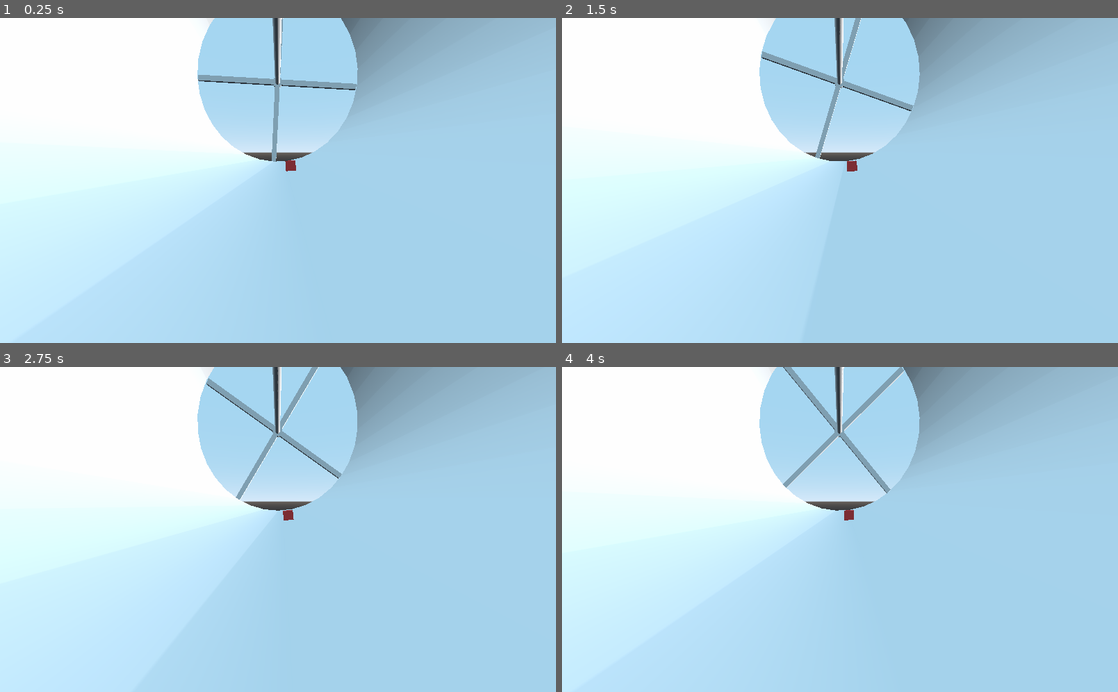
Above: before the commit, frames 1-4 (two rows, left to right).
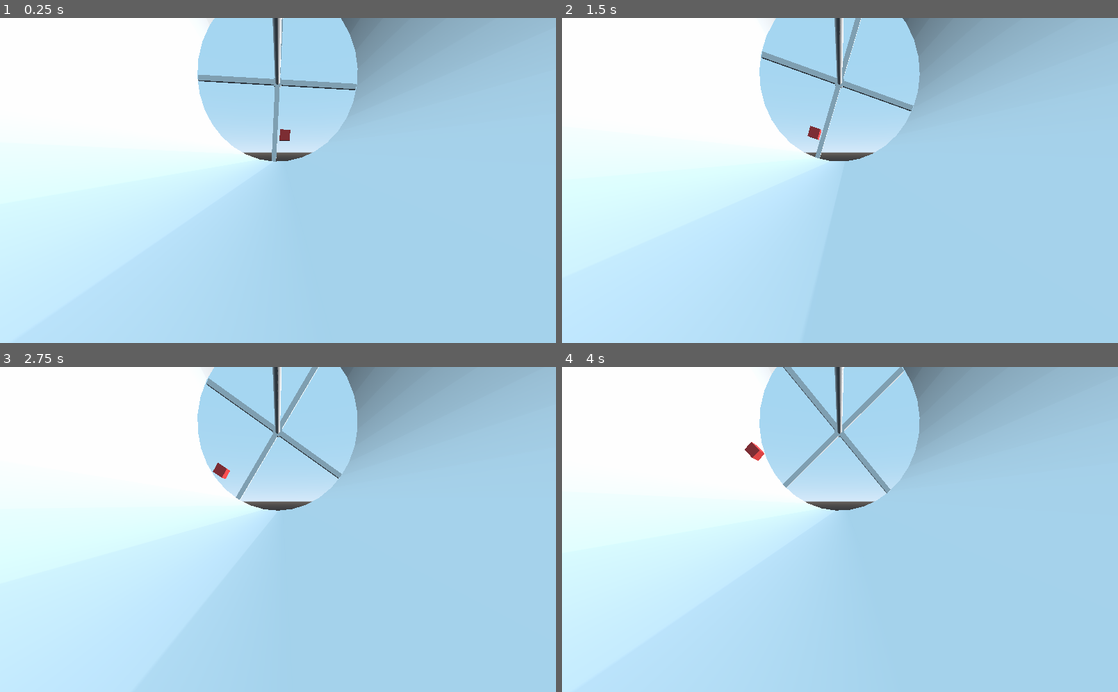
Above: after the commit, the same moments.

Repository: tangentstorm/gravitube
Game: Godot game, scene res://Spatial.tscn
Same seed, same stepped clock (60 frames per second), same inputs: the game is played once before the commit and once after it.
Inputs:
- Up to frame 1 (0.25 s): no input
- Up to frame 2 (1.5 s): no input
- Up to frame 3 (2.75 s): no input
- Up to frame 4 (4 s): no input

The runs differ from the first frame. In frame 1, 0.1% of the frame differs, in the area x 50-54%, y 34-48%; in frame 2, 0.1%; in frame 3, 0.1%; in frame 4, 0.2%, in the area x 32-53%, y 23-48%.

Commit message:
more geometry

Diff:
--- a/Spatial.tscn
+++ b/Spatial.tscn
@@ -28,25 +28,25 @@
 transform = Transform( 1, 0, 0, 0, 1, 0, 0, 0, 1, 0, 0, 50 )
 speed = 12
 
+[node name="Cube" type="RigidBody" parent="starboard"]
+transform = Transform( 1, 0, 0, 0, 1, 0, 0, 0, 1, 29.1243, -24.5396, 2.82593 )
+physics_material_override = SubResource( 1 )
+
+[node name="CollisionShape" type="CollisionShape" parent="starboard/Cube"]
+shape = SubResource( 2 )
+
+[node name="MeshInstance" type="MeshInstance" parent="starboard/Cube"]
+mesh = SubResource( 4 )
+skeleton = NodePath("")
+material/0 = null
+
 [node name="OmniLight" type="OmniLight" parent="."]
 
 [node name="DirectionalLight" type="DirectionalLight" parent="."]
 
-[node name="Cube" type="RigidBody" parent="."]
-transform = Transform( 1, 0, 0, 0, 1, 0, 0, 0, 1, 29.1243, -30.6595, 52.8259 )
-physics_material_override = SubResource( 6 )
-
-[node name="CollisionShape" type="CollisionShape" parent="Cube"]
-shape = SubResource( 5 )
-
-[node name="MeshInstance" type="MeshInstance" parent="Cube"]
-mesh = SubResource( 4 )
-skeleton = NodePath("")
-material/0 = null
-
 [node name="Camera" type="Camera" parent="."]
 transform = Transform( -4.37114e-008, 0.184843, -0.982768, 0, 0.982768, 0.184843, 1, 8.07975e-009, -4.29582e-008, -2.17924, -28.0231, 50.1831 )
-environment = SubResource( 2 )
+environment = SubResource( 6 )
 current = true
 fov = 94.9
 far = 500.0
Not shown: 2 places in Spatial.tscn that only renumber resources
